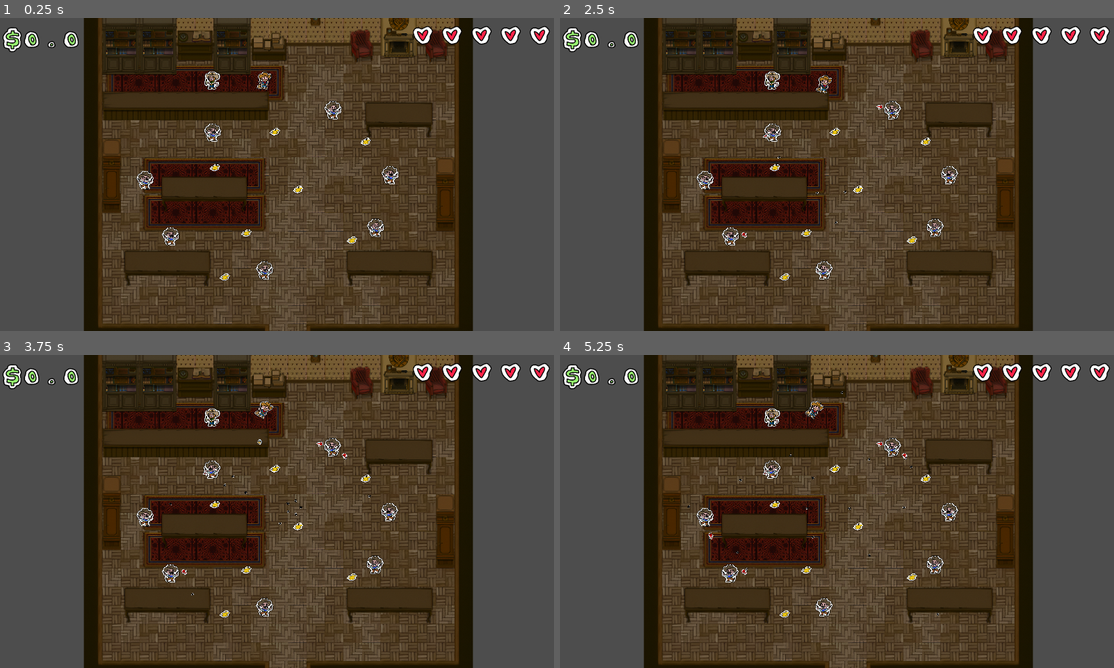
Above: before the commit, frames 1-4 (two rows, left to right).
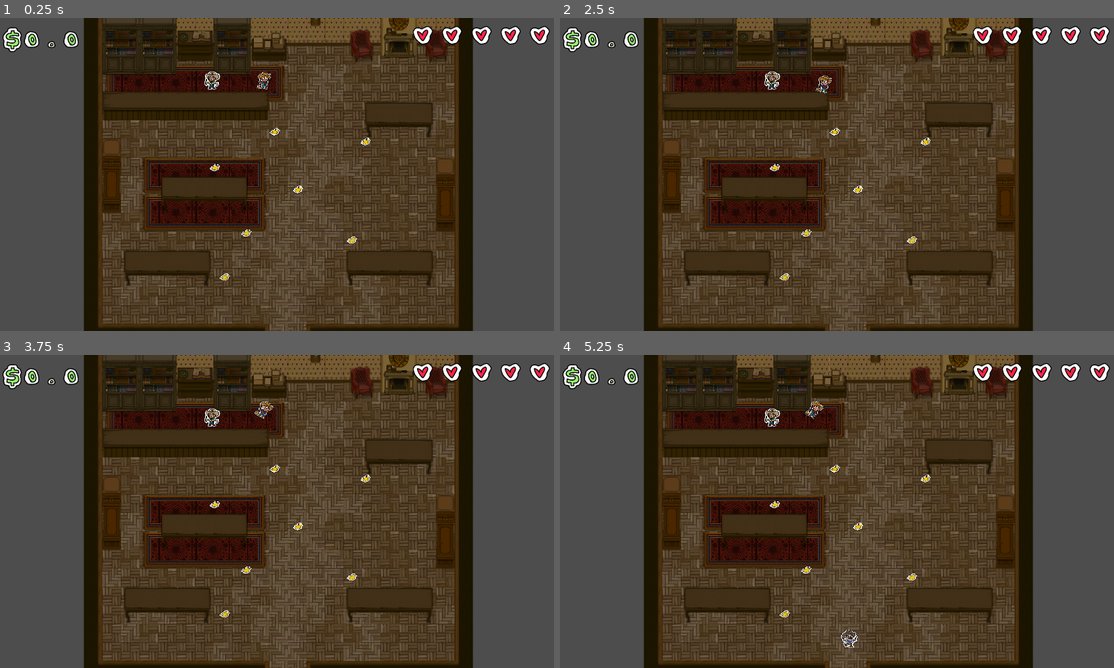
Above: after the commit, the same moments.

Repository: LavenderPlush/SaloonBrawl
Game: Godot game, scene res://Maps/wild_west_saloon.tscn
Two runs of this game, one before a commit and one after it. Both use one fixed random seed, a clock stepped at 60 frames per second and the inputs below.
Inputs:
- Up to frame 1 (0.25 s): no input
- Up to frame 2 (2.5 s): hold D (right) 0.53-1.28 s; hold E (interact) 0.53-1.28 s; hold S (down) 1.28-2.03 s; tap E (interact) at 1.35 s; hold D (right) from 2.03 s (still down); hold E (interact) from 2.03 s (still down)
- Up to frame 3 (3.75 s): release D (right) at 2.78 s; release E (interact) at 2.78 s; hold W (up) 2.78-3.53 s; tap E (interact) at 2.85 s; hold A (left) from 3.53 s (still down); hold E (interact) from 3.53 s (still down)
- Up to frame 4 (5.25 s): release E (interact) at 4.28 s; tap E (interact) at 4.35 s; release A (left) at 5.03 s; hold S (down) from 5.03 s (still down); hold E (interact) from 5.03 s (still down)

The runs differ from the first frame. In frame 1, 0.8% of the frame differs, in the area x 24-73%, y 26-84%; in frame 2, 0.9%; in frame 3, 0.9%; in frame 4, 1.1%, in the area x 22-72%, y 11-94%.

Commit message:
Add NPC movement

Diff:
--- a/Characters/Patron/patron.gd
+++ b/Characters/Patron/patron.gd
@@ -2,10 +2,23 @@
 class_name Patron
 
 signal death
+signal moved
+
+var path: Array
+var is_moving: bool = true
 
 var _targets: Array = []
 var _magasine: int = 0
 
+var pathing_manager: PathingManager
+var navigation_agent: NavigationAgent2D
+
+@export_category("Properties")
+@export var movement_speed: int = 200
+@export var health: int = 5
+@export var chance_to_move: float = 0.1
+
+@export_category("Weapon")
 @export var time_between_shots: float = 1.5
 @export var time_reload: float = 3
 @export var magasine_size: int = 6
@@ -21,13 +34,23 @@
 
 @onready var particles: GPUParticles2D = $GPUParticles2D
 
-@export var health: int = 5
+func _ready() -> void:
+	pathing_manager = $PathingManager
+	pathing_manager.path = path
+	navigation_agent = $NavigationAgent2D
+	navigation_agent.connect("target_reached", _on_reached_target)
+	_magasine = magasine_size
+	timer.connect("timeout", _on_shoot_timer)
+	navigation_agent.target_position = pathing_manager.get_target()
 
-func _ready() -> void:
-	_magasine = magasine_size
-	timer.connect("timeout", _on_timer_timeout)
-	timer.start()
+func _physics_process(_delta: float) -> void:
+	if is_moving:
+		move()
 
+func move():
+	var path_position = navigation_agent.get_next_path_position()
+	velocity = global_position.direction_to(path_position) * movement_speed
+	move_and_slide()
 
 # TODO re-consider spawn position (start_pos) for the bullet
 func _shoot(target_pos: Vector2) -> void:
@@ -64,8 +87,18 @@
 	if health < 1:
 		emit_signal("death", self)
 
+func _begin_movement():
+	navigation_agent.target_position = pathing_manager.get_target()
+	is_moving = true
+
 #Signals
-func _on_timer_timeout() -> void:
+func _on_shoot_timer() -> void:
+	if is_moving: return
+	if pathing_manager:
+		if randf() < chance_to_move:
+			_begin_movement()
+			return
+
 	if len(_targets) > 0:
 		_shoot(_targets.pick_random())
 
@@ -74,3 +107,8 @@
 	else:
 		_magasine = magasine_size
 		timer.start(time_reload)
+
+func _on_reached_target():
+	is_moving = false
+	timer.start(time_between_shots)
+	emit_signal("moved")
--- a/Characters/Patron/patron.tscn
+++ b/Characters/Patron/patron.tscn
@@ -1,7 +1,8 @@
-[gd_scene load_steps=5 format=3 uid="uid://btq4g3h0fm8dx"]
+[gd_scene load_steps=6 format=3 uid="uid://btq4g3h0fm8dx"]
 
 [ext_resource type="Script" uid="uid://bxp01ke813yri" path="res://Characters/Patron/patron.gd" id="1_ny15e"]
 [ext_resource type="Texture2D" uid="uid://dcor01tamrbx2" path="res://Assets/saloon_NPC_outlaw.png" id="2_ny15e"]
+[ext_resource type="PackedScene" uid="uid://b2jsuna70xs0e" path="res://Characters/pathing_manager.tscn" id="3_g8k0r"]
 
 [sub_resource type="ParticleProcessMaterial" id="ParticleProcessMaterial_ny15e"]
 particle_flag_disable_z = true
@@ -37,3 +38,8 @@
 shape = SubResource("CapsuleShape2D_0xwc4")
 
 [node name="Timer" type="Timer" parent="."]
+
+[node name="PathingManager" parent="." instance=ExtResource("3_g8k0r")]
+
+[node name="NavigationAgent2D" type="NavigationAgent2D" parent="."]
+path_max_distance = 20.0
--- a/Characters/Patron/patron_manager.gd
+++ b/Characters/Patron/patron_manager.gd
@@ -1,39 +1,56 @@
 extends Node2D
 class_name EnemyManager
 
-@export var respawn_time: int = 5
+@export var spawn_time: int = 5
+@export var path_holder: Node2D
+@export var spawn_point: Node2D
+
+var enemy_holder: Node2D
+var spawn_timer: Timer
 
 var patron_scene: PackedScene = preload("res://Characters/Patron/patron.tscn")
 var patrons: Array[Patron] = []
 
+var paths: Array = []
+
 func _ready() -> void:
-	var children: Array[Patron] = []
-	for c in get_children():
-		children.append(c)
-		c.connect("death", on_patron_death)
-	update_patron_targets(children)
+	_load_paths()
+	enemy_holder = $EnemyHolder
+	spawn_timer = $SpawnTimer
+	spawn_timer.wait_time = spawn_time
+	spawn_timer.connect("timeout", _on_spawn_timer)
+	spawn_timer.start()
 
-func update_patron_targets(new_patrons: Array[Patron]):
-	patrons = new_patrons
+func _load_paths():
+	var path_nodes = path_holder.get_children()
+	for path in path_nodes:
+		var target_nodes = path.get_children()
+		paths.append(target_nodes.map(func (pos): return pos.global_position))
+
+func update_patron_targets():
 	for i in range(len(patrons)):
 		var targets = patrons.map(func (p: Patron): return p.global_position)
 		targets.remove_at(i)
 		patrons[i].set_targets(targets)
 
-func respawn(pos: Vector2):
-	await get_tree().create_timer(respawn_time).timeout
-	var patron = patron_scene.instantiate()
-	patron.global_position = pos
-	add_child(patron)
-	patron.connect("death", on_patron_death)
-	var tmp_patrons = patrons.duplicate()
-	tmp_patrons.append(patron)
-	update_patron_targets(tmp_patrons)
-
 #Signals
 func on_patron_death(patron: Patron):
-	var new_patrons = patrons.filter(func (p): return p != patron)
-	update_patron_targets(new_patrons)
-	var patron_pos: Vector2 = patron.global_position
+	patrons = patrons.filter(func (p): return p != patron)
+	paths.append(patron.path)
+	update_patron_targets()
 	patron.queue_free()
-	respawn(patron_pos)
+
+func on_patron_moved():
+	update_patron_targets()
+
+func _on_spawn_timer():
+	if paths.size() == 0:
+		spawn_timer.start()
+		return
+	var patron = patron_scene.instantiate()
+	patron.global_position = spawn_point.global_position
+	patron.path = paths.pop_back()
+	patron.connect("death", on_patron_death)
+	patron.connect("moved", on_patron_moved)
+	patrons.append(patron)
+	enemy_holder.add_child(patron)
--- a/Characters/Patron/patron_manager.tscn
+++ b/Characters/Patron/patron_manager.tscn
@@ -4,3 +4,7 @@
 
 [node name="EnemyManager" type="Node2D"]
 script = ExtResource("1_d3rpj")
+
+[node name="EnemyHolder" type="Node2D" parent="."]
+
+[node name="SpawnTimer" type="Timer" parent="."]
--- /dev/null
+++ b/Characters/pathing_manager.gd
@@ -0,0 +1,10 @@
+extends Node2D
+class_name PathingManager
+
+var path: Array = []
+var last_target: int = 0
+
+func get_target():
+	assert(path.size() > 0)
+	last_target = (last_target + 1) % path.size()
+	return path[last_target]
--- /dev/null
+++ b/Characters/pathing_manager.tscn
@@ -0,0 +1,6 @@
+[gd_scene load_steps=2 format=3 uid="uid://b2jsuna70xs0e"]
+
+[ext_resource type="Script" uid="uid://dtchr7mbj6lgs" path="res://Characters/pathing_manager.gd" id="1_rker2"]
+
+[node name="PathingManager" type="Node2D"]
+script = ExtResource("1_rker2")
--- a/Maps/wild_west_saloon.tscn
+++ b/Maps/wild_west_saloon.tscn
@@ -3,9 +3,14 @@
 [ext_resource type="PackedScene" uid="uid://cggmu20aob1uq" path="res://Maps/Wild West Saloon.tmx" id="1_cm30e"]
 [ext_resource type="PackedScene" uid="uid://ds4sukpftjhcj" path="res://Characters/Barman/barman.tscn" id="2_5k6n7"]
 [ext_resource type="PackedScene" uid="uid://dhyyi853mkcb3" path="res://Characters/Patron/patron_manager.tscn" id="3_tngpi"]
-[ext_resource type="PackedScene" uid="uid://btq4g3h0fm8dx" path="res://Characters/Patron/patron.tscn" id="4_kqypi"]
 [ext_resource type="PackedScene" uid="uid://cokg6av2uax0d" path="res://GameManager/game_manager.tscn" id="5_kqypi"]
 [ext_resource type="PackedScene" uid="uid://crj7p5vn5aya1" path="res://Interactables/Pools/beer_pool.tscn" id="6_5k6n7"]
+
+[sub_resource type="NavigationPolygon" id="NavigationPolygon_kqypi"]
+vertices = PackedVector2Array(2498.1563, 537.90625, 2505.8125, 761.75, 1887.7734, 732.75, 1397.4531, 518.0781, 1353.4609, 907.02344, 1902.2109, 1063.8984, 288.70313, 1257.9375, 267.29688, 901.02344, 1187.2031, 1246.9375, 2419.0234, 2280, 201.10938, 2281.9922, 205.89063, 2071.9375, 922.0469, 2063.9375, 2419.9688, 2057.961, 1774.0313, 2052.961, 283.90625, 1753.0703, 280.09375, 1544, 1175.8125, 1544, 918.9531, 1763.0781, 2391.8438, 1073.8906, 2371.1406, 1740.0078, 1771.9688, 1742.0234)
+polygons = Array[PackedInt32Array]([PackedInt32Array(0, 1, 2, 3), PackedInt32Array(4, 3, 2, 5), PackedInt32Array(6, 7, 4, 8), PackedInt32Array(9, 10, 11, 12, 13), PackedInt32Array(14, 13, 12), PackedInt32Array(15, 16, 17, 18), PackedInt32Array(5, 19, 20, 21, 17), PackedInt32Array(14, 12, 18, 17, 21), PackedInt32Array(4, 5, 17, 8)])
+outlines = Array[PackedVector2Array]([PackedVector2Array(262, 896, 1349, 902, 1393, 513, 2503, 533, 2511, 767, 1893, 738, 1907, 1059, 2397, 1069, 2376, 1745, 1777, 1747, 1779, 2048, 2425, 2053, 2424, 2285, 196, 2287, 201, 2067, 917, 2059, 914, 1768, 279, 1758, 275, 1539, 1171, 1539, 1182, 1252, 284, 1263)])
+agent_radius = 5.0
 
 [node name="Wild West Saloon" instance=ExtResource("1_cm30e")]
 
@@ -18,28 +23,46 @@
 [node name="Furniture" parent="." index="2"]
 z_index = -1
 
-[node name="EnemyManager" parent="." index="3" instance=ExtResource("3_tngpi")]
+[node name="EnemyManager" parent="." index="3" node_paths=PackedStringArray("path_holder", "spawn_point") instance=ExtResource("3_tngpi")]
+path_holder = NodePath("PathHolder")
+spawn_point = NodePath("SpawnPoint")
 
-[node name="Patron" parent="EnemyManager" index="0" instance=ExtResource("4_kqypi")]
-position = Vector2(887, 984)
+[node name="PathHolder" type="Node2D" parent="EnemyManager" index="2"]
 
-[node name="Patron2" parent="EnemyManager" index="1" instance=ExtResource("4_kqypi")]
-position = Vector2(1246, 1934)
+[node name="1" type="Node" parent="EnemyManager/PathHolder" index="0"]
 
-[node name="Patron3" parent="EnemyManager" index="2" instance=ExtResource("4_kqypi")]
-position = Vector2(597, 1700)
+[node name="Node2D" type="Node2D" parent="EnemyManager/PathHolder/1" index="0"]
+position = Vector2(957, 1065)
 
-[node name="Patron4" parent="EnemyManager" index="3" instance=ExtResource("4_kqypi")]
-position = Vector2(2113, 1277)
+[node name="Node2D2" type="Node2D" parent="EnemyManager/PathHolder/1" index="1"]
+position = Vector2(461, 1055)
 
-[node name="Patron5" parent="EnemyManager" index="4" instance=ExtResource("4_kqypi")]
-position = Vector2(421, 1312)
+[node name="2" type="Node" parent="EnemyManager/PathHolder" index="1"]
 
-[node name="Patron6" parent="EnemyManager" index="5" instance=ExtResource("4_kqypi")]
-position = Vector2(1719, 829)
+[node name="Node2D" type="Node2D" parent="EnemyManager/PathHolder/2" index="0"]
+position = Vector2(2169, 1218)
 
-[node name="Patron7" parent="EnemyManager" index="6" instance=ExtResource("4_kqypi")]
-position = Vector2(2013, 1640)
+[node name="Node2D2" type="Node2D" parent="EnemyManager/PathHolder/2" index="1"]
+position = Vector2(2157, 1618)
+
+[node name="3" type="Node" parent="EnemyManager/PathHolder" index="2"]
+
+[node name="Node2D" type="Node2D" parent="EnemyManager/PathHolder/3" index="0"]
+position = Vector2(445, 1663)
+
+[node name="Node2D2" type="Node2D" parent="EnemyManager/PathHolder/3" index="1"]
+position = Vector2(900, 1671)
+
+[node name="4" type="Node" parent="EnemyManager/PathHolder" index="3"]
+
+[node name="Node2D" type="Node2D" parent="EnemyManager/PathHolder/4" index="0"]
+position = Vector2(1772, 642)
+
+[node name="Node2D2" type="Node2D" parent="EnemyManager/PathHolder/4" index="1"]
+position = Vector2(2344, 632)
+
+[node name="SpawnPoint" type="Node2D" parent="EnemyManager" index="3"]
+position = Vector2(1401, 2196)
 
 [node name="BeerPools" type="Node" parent="." index="4"]
 
@@ -74,3 +97,7 @@
 [node name="Barman" parent="." index="7" node_paths=PackedStringArray("manager") instance=ExtResource("2_5k6n7")]
 position = Vector2(890, 624)
 manager = NodePath("../EnemyManager")
+
+[node name="NavigationRegion2D" type="NavigationRegion2D" parent="." index="8"]
+visible = false
+navigation_polygon = SubResource("NavigationPolygon_kqypi")
Not shown, added: Characters/pathing_manager.gd.uid
